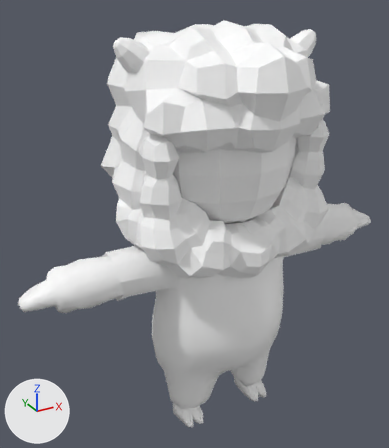
What one commit did to the FBX model AR_Storybook/Assets/Resource/test test/aye_meshexport.fbx.
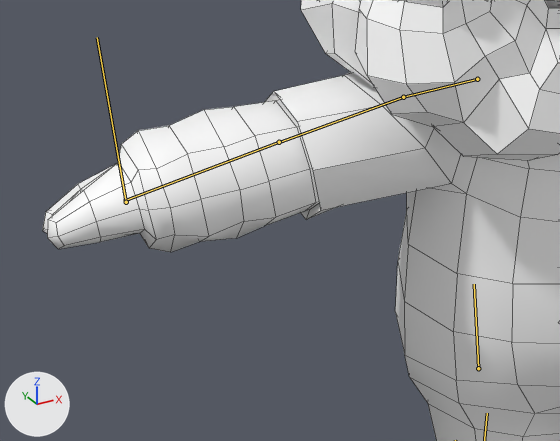
Old and new are each drawn whole from a 50 mm camera at (-0.0737, -0.1191, 0.123) aimed at (-0.0051, 0.0056, 0.0606) and again close up on the part from 0% to 55% of the width and 49% to 86% of the height. Every picture has the same lights, and +X, +Y and +Z are marked at lower left. Both versions are drawn at the pose saved in each file; the numbers are the values there. The bones that bend it are drawn over the model as lines in the close-ups. The close-ups show mesh edges as thin lines.

In view in the first close-up: 'beard', 'body', 'fur'.
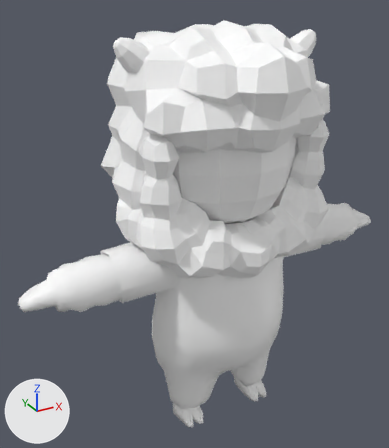
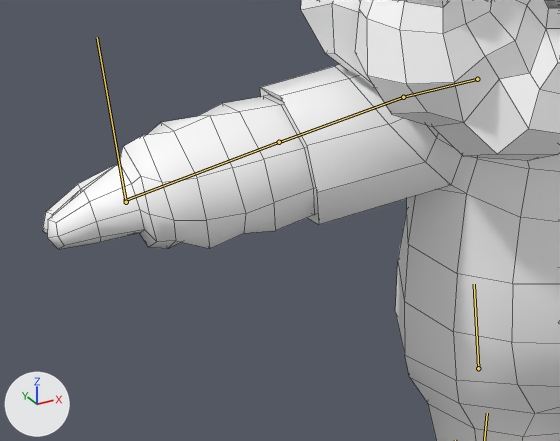
Boxes [x1, y1, x2, y2] around the edits, measured in the close-ups (560 x 441 px):
'body', posed
    before: [42, 72, 560, 441]
    after: [42, 64, 560, 441]

What the commit changed:
Bone 'arm_r' (bone_arm_r) turns from (0, 21, 0) to (0, 0, 0) degrees about its own x, y and z.
Bone 'hand_r' (bone_hand_r) turns from (0, 0, 0) to (-21, -3, 1) degrees about its own x, y and z.
